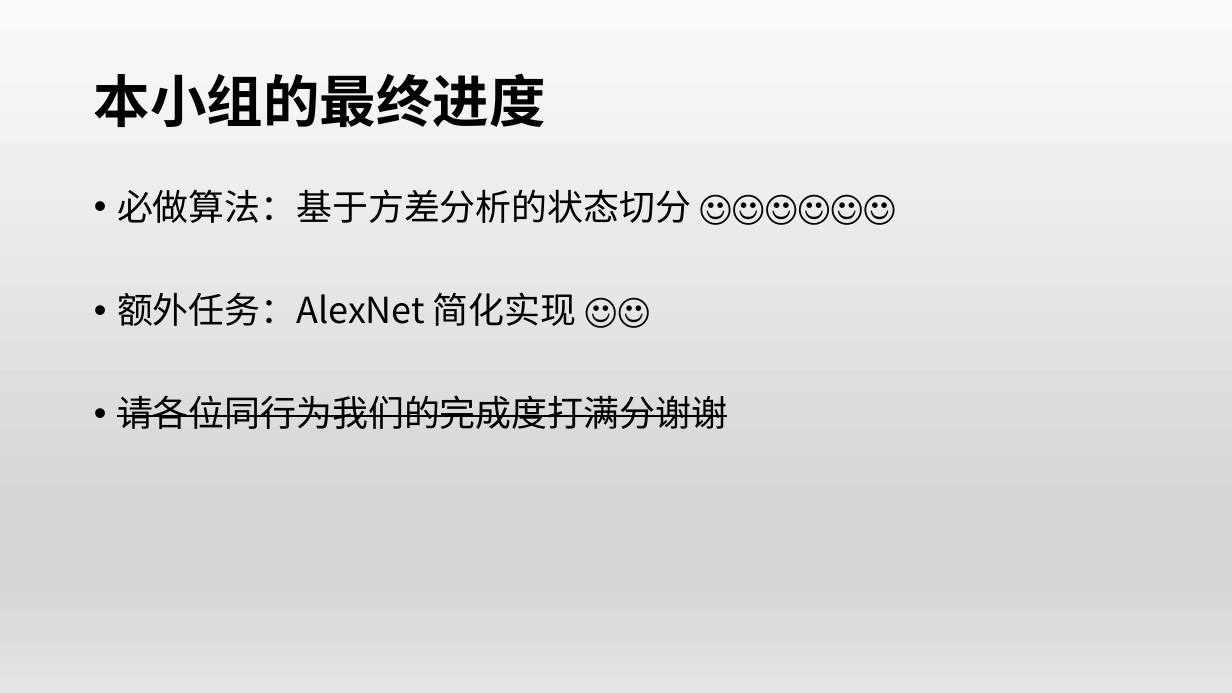
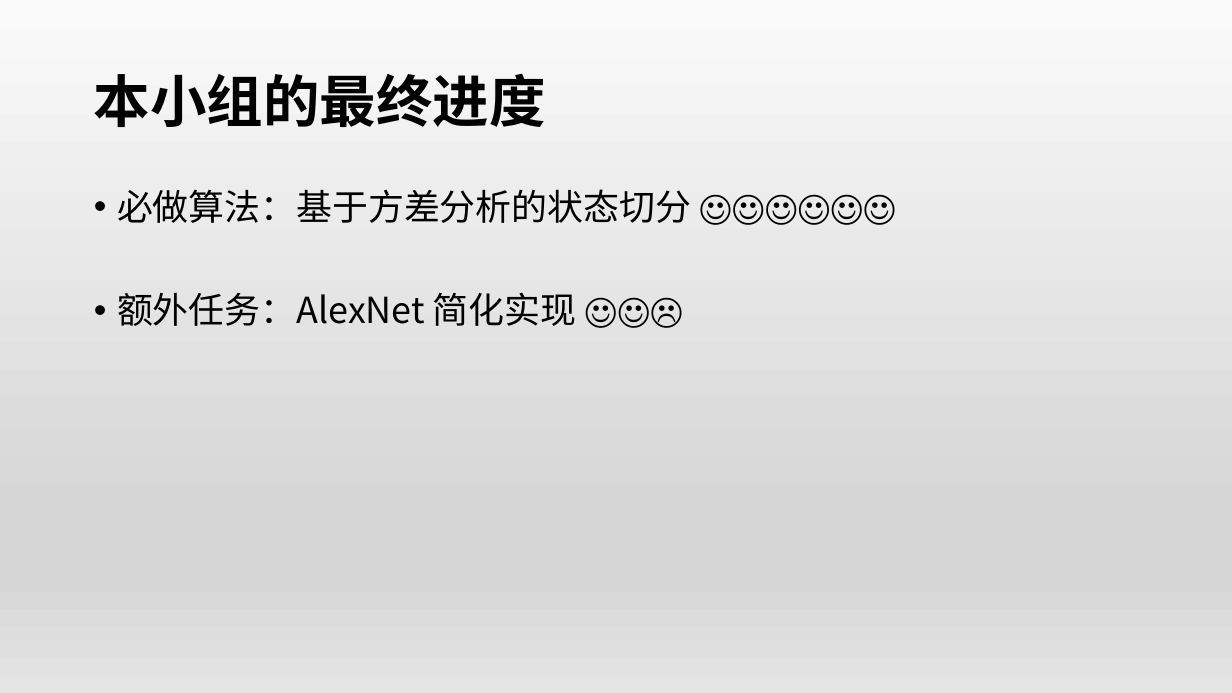
Before and after one commit to OSH-2019/x-monthly-subscription, a slide deck: slide 2 of docs/conclusion.pptx. Drawn at 1232x693 pixels with LibreOffice and Linux fonts; fonts in the diff are those of the drawing. Boxes give left, top, right and bottom in pixels: in the first picture for what was removed or moved away, otherwise in the second. Text is boxed around its words. In the diff, an @@ line names an element or a change of style, - is before the commit and + after.

```diff
--- a/docs/conclusion.pptx
+++ b/docs/conclusion.pptx
@@ text at (x1=117, y1=292, x2=577, y2=326): text changed @@
-• 额外任务：AlexNet 简化实现 ☺☺
-• 请各位同行为我们的完成度打满分谢谢
+• 额外任务：AlexNet 简化实现 ☺☺☹
```
Also in this commit, not shown: 5 other slides changed, 30 slides added.
